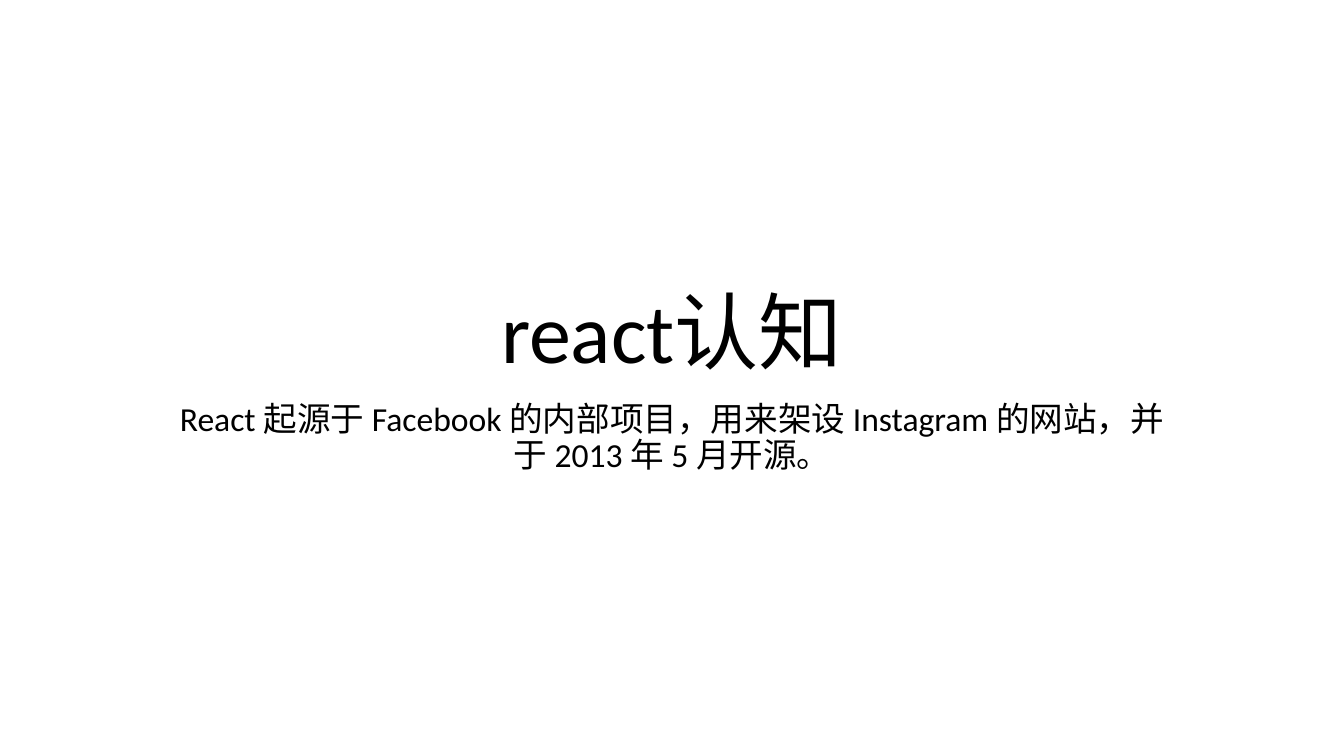
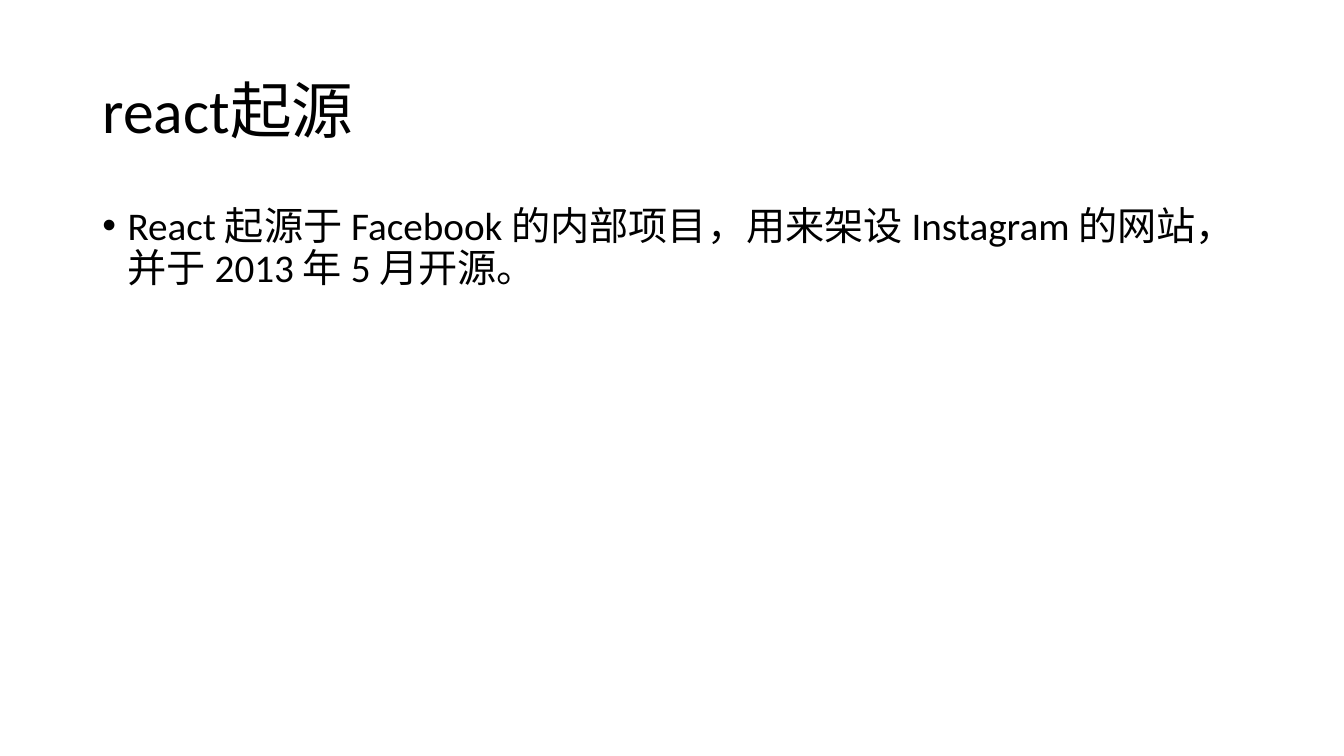
Before and after one commit to smart-jerry/react-demo, a slide deck: slide 2 of react入门一.pptx (slide 1 before the commit). Drawn at 1344x756 pixels with LibreOffice and Linux fonts; fonts in the diff are those of the drawing. Boxes give left, top, right and bottom in pixels: in the first picture for what was removed or moved away, otherwise in the second. Text is boxed around its words. In the diff, an @@ line names an element or a change of style, - is before the commit and + after.

```diff
--- a/react入门一.pptx
+++ b/react入门一.pptx
@@ title added at bbox=[102, 82, 353, 139], 44 pt, text #000000 @@
+react起源
@@ text "React 起源于 Facebook 的内部项目，用来架设 Instagram ...": place and size @@
-text "React 起源于 Facebook 的内部项目，用来架设 Instagram ..." at bbox=[180, 402, 1164, 470]
+text "React 起源于 Facebook 的内部项目，用来架设 Instagram ..." at bbox=[128, 207, 1235, 286]
@@ text "React 起源于 Facebook 的内部项目，用来架设 Instagram ..." at bbox=[128, 207, 1235, 286]: size 24 to 28 pt; alignment centre to left; bullet none to • @@
@@ title removed at bbox=[501, 294, 843, 370] @@
-react认知
```
Also in this commit, not shown: 1 slide added.
